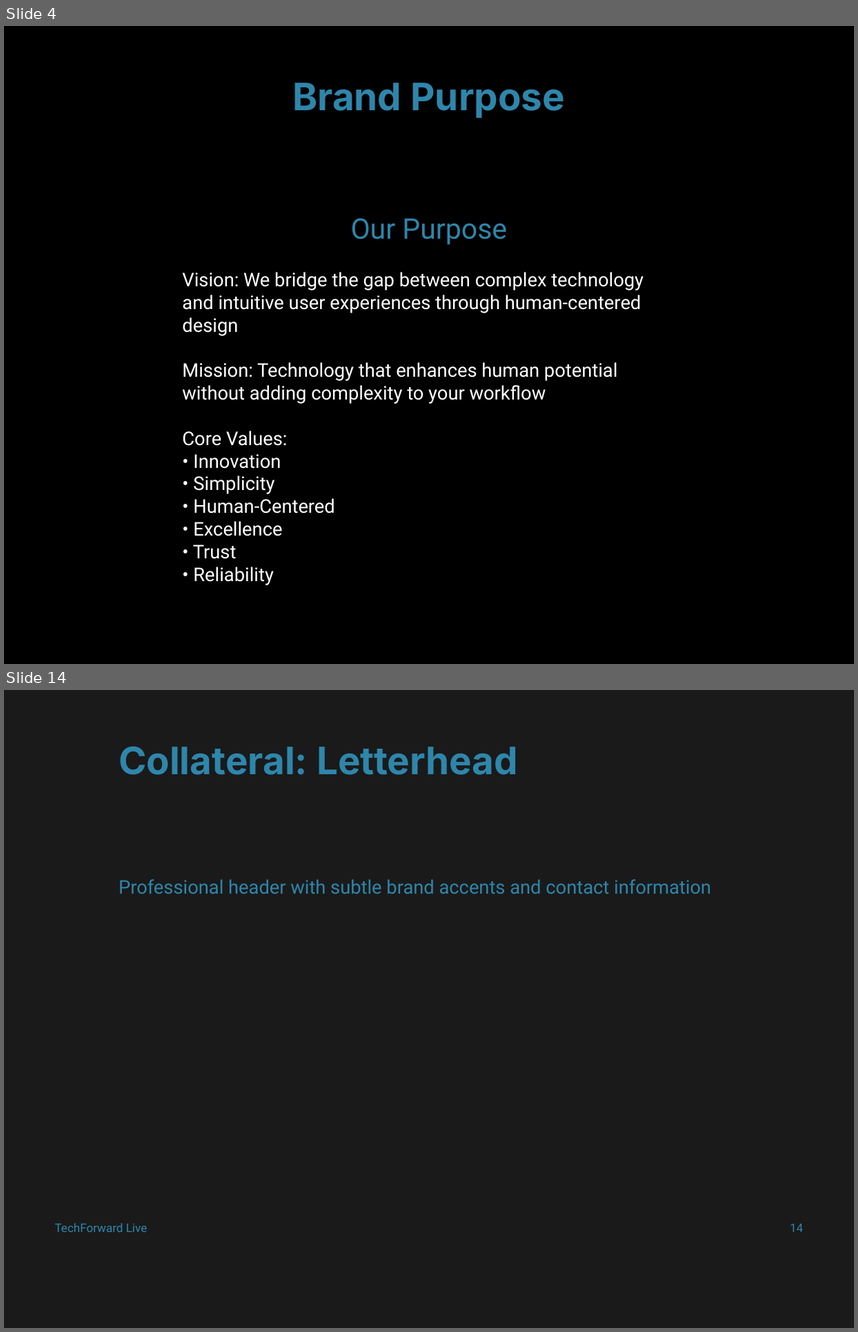
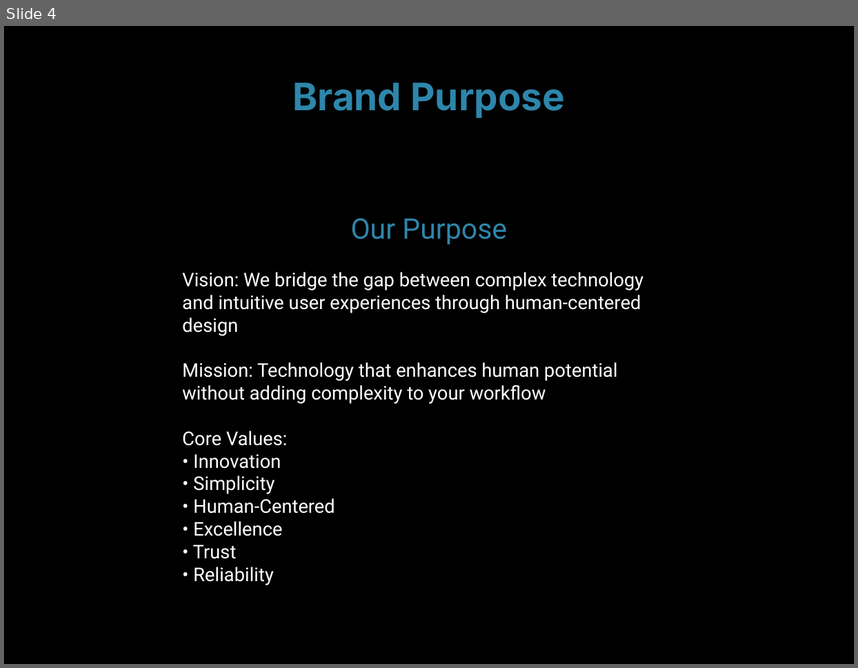
Before and after one commit to md-anas-sabah/brand_book_generator_crewai, a slide deck: output/techforward_live/techforward_live_enhanced_brand_book.pptx. Shown one above the other, each under a label of ours: slides 4 and 14 before the commit, slide 4 after it; the slides between them are not shown. The pictures are 858x1332 and 858x668 pixels, drawn with LibreOffice and Linux fonts; fonts in the diff are those of the drawing. Boxes give left, top, right and bottom in pixels: in the first picture for what was removed or moved away, otherwise in the second. Text is boxed around its words. In the diff, an @@ line names an element or a change of style, - is before the commit and + after.

```diff
--- a/output/techforward_live/techforward_live_enhanced_brand_book.pptx
+++ b/output/techforward_live/techforward_live_enhanced_brand_book.pptx
@@ slide 14 removed at (x1=4, y1=690, x2=854, y2=1328), background #FFFFFF @@
@@ rectangle removed at (x1=4, y1=690, x2=854, y2=1328) @@
@@ text removed at (x1=119, y1=746, x2=518, y2=775) @@
-Collateral: Letterhead
@@ text removed at (x1=119, y1=879, x2=711, y2=894) @@
-Professional header with subtle brand accents and contact information
@@ text removed at (x1=55, y1=1223, x2=148, y2=1232) @@
-TechForward Live
@@ text removed at (x1=790, y1=1223, x2=803, y2=1232) @@
-14
```
Also in this commit, not shown: 5 slides changed, 5 other slides removed, 1 other file.
